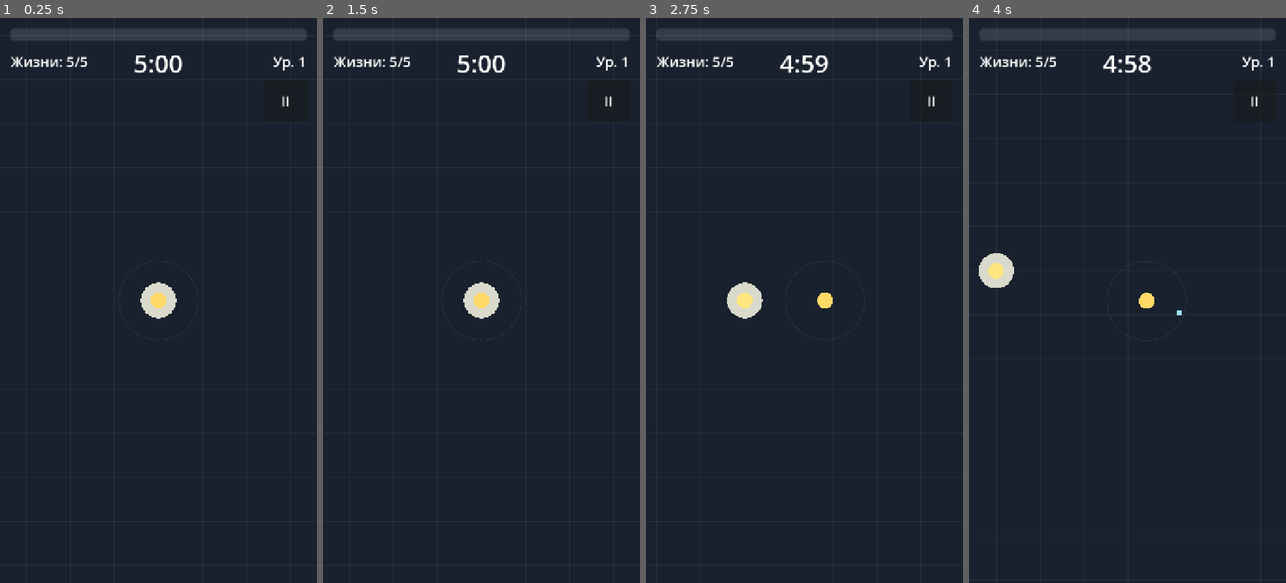
Above: before the commit, frames 1-4 (left to right).
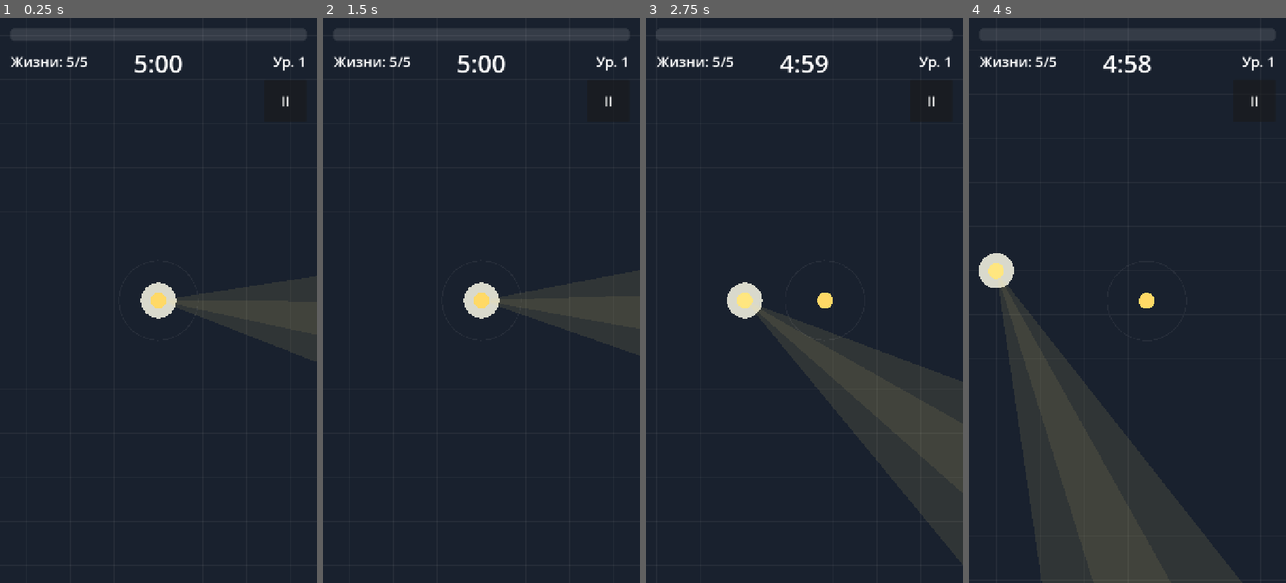
Above: after the commit, the same moments.

Repository: Kiryushaboy/last-lighthouse
Game: Godot game, scene res://scenes/main.tscn
Same seed, same stepped clock (60 frames per second), same inputs: the game is played once before the commit and once after it.
Inputs (mouse positions are in pixels of both pictures, inside the frame that each line leads up to):
- Up to frame 1 (0.25 s): no input
- Up to frame 2 (1.5 s): click "II" at 0.5 s; click "Начать заново" at 1.25 s
- Up to frame 3 (2.75 s): tap Enter at 2 s; move the mouse to (874, 272) at 2.02 s; hold Right (ui_right) from 2.03 s (still down); tap 1 at 2.1 s; click (874, 272) at 2.17 s
- Up to frame 4 (4 s): release Right (ui_right) at 2.75 s; drag from (1064, 328) to (1111, 413) at 2.77 s; move the mouse to (1159, 176) at 3.52 s; hold Right (ui_right) from 3.53 s (still down); tap 1 at 3.6 s

The runs differ from the first frame. In frame 1, 1.5% of the frame differs, in the area x 55-100%, y 50-56%; in frame 2, 1.5%; in frame 3, 4.2%; in frame 4, 6.8%, in the area x 10-68%, y 47-100%.

Commit message:
Луч маяка и новые враги: медуза, кальмар с чернилами, раковина
Co-Authored-By: Claude Opus 5.5 <noreply@anthropic.com>
Claude-Session: https://claude.ai/code/session_01CyYNuSDLWbwWGusUQeB7SJ

Diff:
--- a/scenes/crab.tscn
+++ b/scenes/enemies/crab.tscn
@@ -1,14 +1,13 @@
 [gd_scene load_steps=3 format=3]
 
-[ext_resource type="Script" path="res://scripts/crab.gd" id="1_crab"]
+[ext_resource type="Script" path="res://scripts/enemies/crab.gd" id="1_script"]
 
 [sub_resource type="CircleShape2D" id="CircleShape2D_body"]
 radius = 16.0
 
 [node name="Crab" type="Area2D"]
 collision_layer = 2
-monitorable = true
-script = ExtResource("1_crab")
+script = ExtResource("1_script")
 
 [node name="CollisionShape2D" type="CollisionShape2D" parent="."]
 shape = SubResource("CircleShape2D_body")
--- /dev/null
+++ b/scenes/enemies/ink.tscn
@@ -0,0 +1,14 @@
+[gd_scene load_steps=3 format=3]
+
+[ext_resource type="Script" path="res://scripts/enemies/ink.gd" id="1_script"]
+
+[sub_resource type="CircleShape2D" id="CircleShape2D_body"]
+radius = 9.0
+
+[node name="Ink" type="Area2D"]
+collision_layer = 0
+monitorable = false
+script = ExtResource("1_script")
+
+[node name="CollisionShape2D" type="CollisionShape2D" parent="."]
+shape = SubResource("CircleShape2D_body")
--- /dev/null
+++ b/scenes/enemies/jellyfish.tscn
@@ -0,0 +1,17 @@
+[gd_scene load_steps=3 format=3]
+
+[ext_resource type="Script" path="res://scripts/enemies/jellyfish.gd" id="1_script"]
+
+[sub_resource type="CircleShape2D" id="CircleShape2D_body"]
+radius = 14.0
+
+[node name="Jellyfish" type="Area2D"]
+collision_layer = 2
+script = ExtResource("1_script")
+speed = 190.0
+max_hp = 1
+color = Color(0.75, 0.55, 1, 1)
+radius = 14.0
+
+[node name="CollisionShape2D" type="CollisionShape2D" parent="."]
+shape = SubResource("CircleShape2D_body")
--- /dev/null
+++ b/scenes/enemies/shell.tscn
@@ -0,0 +1,20 @@
+[gd_scene load_steps=3 format=3]
+
+[ext_resource type="Script" path="res://scripts/enemies/shell.gd" id="1_script"]
+
+[sub_resource type="CircleShape2D" id="CircleShape2D_body"]
+radius = 26.0
+
+[node name="Shell" type="Area2D"]
+collision_layer = 2
+script = ExtResource("1_script")
+speed = 55.0
+max_hp = 12
+contact_damage = 2
+xp_value = 5
+armor = 1
+color = Color(0.85, 0.75, 0.55, 1)
+radius = 26.0
+
+[node name="CollisionShape2D" type="CollisionShape2D" parent="."]
+shape = SubResource("CircleShape2D_body")
--- /dev/null
+++ b/scenes/enemies/squid.tscn
@@ -0,0 +1,18 @@
+[gd_scene load_steps=3 format=3]
+
+[ext_resource type="Script" path="res://scripts/enemies/squid.gd" id="1_script"]
+
+[sub_resource type="CircleShape2D" id="CircleShape2D_body"]
+radius = 18.0
+
+[node name="Squid" type="Area2D"]
+collision_layer = 2
+script = ExtResource("1_script")
+speed = 120.0
+max_hp = 4
+xp_value = 3
+color = Color(0.35, 0.8, 0.85, 1)
+radius = 18.0
+
+[node name="CollisionShape2D" type="CollisionShape2D" parent="."]
+shape = SubResource("CircleShape2D_body")
--- a/scenes/main.tscn
+++ b/scenes/main.tscn
@@ -1,7 +1,8 @@
-[gd_scene load_steps=9 format=3]
+[gd_scene load_steps=10 format=3]
 
 [ext_resource type="Script" path="res://scripts/main.gd" id="1_main"]
 [ext_resource type="Script" path="res://scripts/arena.gd" id="2_arena"]
+[ext_resource type="Script" path="res://scripts/beam.gd" id="9_beam"]
 [ext_resource type="PackedScene" path="res://scenes/player.tscn" id="3_player"]
 [ext_resource type="PackedScene" path="res://scenes/ui/hud.tscn" id="4_hud"]
 [ext_resource type="PackedScene" path="res://scenes/ui/joystick.tscn" id="5_joystick"]
@@ -18,6 +19,10 @@
 z_index = -10
 script = ExtResource("2_arena")
 
+[node name="Beam" type="Node2D" parent="World"]
+z_index = -5
+script = ExtResource("9_beam")
+
 [node name="Gems" type="Node2D" parent="World"]
 
 [node name="Enemies" type="Node2D" parent="World"]
@@ -25,6 +30,8 @@
 [node name="Player" parent="World" instance=ExtResource("3_player")]
 
 [node name="Bullets" type="Node2D" parent="World"]
+
+[node name="EnemyProjectiles" type="Node2D" parent="World"]
 
 [node name="SpawnTimer" type="Timer" parent="."]
 wait_time = 1.4
--- a/scripts/arena.gd
+++ b/scripts/arena.gd
@@ -17,6 +17,6 @@
 		draw_line(Vector2(RECT.position.x, y), Vector2(RECT.end.x, y), line, 2.0)
 		y += CELL
 	draw_rect(RECT, Color(0.5, 0.7, 0.9, 0.5), false, 6.0)
-	# Маяк. Позже здесь будет вращающийся луч.
+	# Маяк в центре. Луч рисует Beam.
 	draw_circle(Vector2.ZERO, 40.0, Color(0.85, 0.85, 0.8))
 	draw_circle(Vector2.ZERO, 18.0, Color(1.0, 0.9, 0.5))
--- /dev/null
+++ b/scripts/beam.gd
@@ -0,0 +1,41 @@
+class_name Beam
+extends Node2D
+## Луч маяка. Медленно вращается вокруг центра арены.
+## Враги в луче замедляются и получают двойной урон — держитесь света.
+
+@export var length := 1400.0
+@export var half_width_deg := 15.0  ## половина ширины луча в градусах
+@export var turn_speed_deg := 25.0  ## градусов в секунду, полный оборот ~14 с
+
+const SLOW_FACTOR := 0.6
+const DAMAGE_FACTOR := 2
+
+
+func _ready() -> void:
+	add_to_group("beam")
+
+
+func _process(delta: float) -> void:
+	rotation = wrapf(rotation + deg_to_rad(turn_speed_deg) * delta, -PI, PI)
+	queue_redraw()
+
+
+## Попадает ли точка (в мировых координатах) в луч.
+func contains(world_point: Vector2) -> bool:
+	var local := world_point - global_position
+	if local.length() > length:
+		return false
+	return absf(angle_difference(rotation, local.angle())) <= deg_to_rad(half_width_deg)
+
+
+func _draw() -> void:
+	var half := deg_to_rad(half_width_deg)
+	var points := PackedVector2Array([Vector2.ZERO])
+	for i in 17:
+		points.append(Vector2.RIGHT.rotated(lerpf(-half, half, i / 16.0)) * length)
+	draw_colored_polygon(points, Color(1.0, 0.9, 0.5, 0.10))
+	# Яркая середина луча.
+	var core := PackedVector2Array([Vector2.ZERO])
+	for i in 9:
+		core.append(Vector2.RIGHT.rotated(lerpf(-half * 0.4, half * 0.4, i / 8.0)) * length)
+	draw_colored_polygon(core, Color(1.0, 0.9, 0.5, 0.08))
--- a/scripts/bullet.gd
+++ b/scripts/bullet.gd
@@ -23,9 +23,9 @@
 
 
 func _on_area_entered(area: Area2D) -> void:
-	if _spent or not area is Crab:
+	if _spent or not area is Enemy:
 		return
-	(area as Crab).hit(damage)
+	(area as Enemy).hit(damage)
 	if pierce > 0:
 		pierce -= 1
 	else:
--- a/scripts/crab.gd
+++ /dev/null
@@ -1,53 +0,0 @@
-class_name Crab
-extends Area2D
-## Краб: медленно идёт на игрока и бьёт при касании.
-
-signal killed(at: Vector2, xp_value: int)
-
-@export var speed := 90.0
-@export var max_hp := 2
-@export var contact_damage := 1
-@export var xp_value := 1
-
-var target: Node2D
-var hp := 0
-
-var _flash := 0.0  ## белая вспышка при попадании
-var _dead := false
-
-
-func _ready() -> void:
-	hp = max_hp
-	add_to_group("enemies")
-
-
-func _physics_process(delta: float) -> void:
-	if not is_instance_valid(target):
-		return
-	global_position += global_position.direction_to(target.global_position) * speed * delta
-
-	# Касание игрока. Повторные удары гасит неуязвимость игрока.
-	for body in get_overlapping_bodies():
-		if body is Player:
-			(body as Player).take_damage(contact_damage)
-
-	if _flash > 0.0:
-		_flash -= delta
-		queue_redraw()
-
-
-func hit(amount: int) -> void:
-	if _dead:
-		return
-	hp -= amount
-	_flash = 0.08
-	queue_redraw()
-	if hp <= 0:
-		_dead = true
-		killed.emit(global_position, xp_value)
-		queue_free()
-
-
-func _draw() -> void:
-	var color := Color.WHITE if _flash > 0.0 else Color(0.9, 0.35, 0.3)
-	draw_circle(Vector2.ZERO, 16.0, color)
--- /dev/null
+++ b/scripts/enemies/crab.gd
@@ -0,0 +1,3 @@
+class_name Crab
+extends Enemy
+## Краб: медленно идёт на игрока и берёт числом. Всё поведение — из Enemy.
--- /dev/null
+++ b/scripts/enemies/enemy.gd
@@ -0,0 +1,73 @@
+class_name Enemy
+extends Area2D
+## Общая основа всех врагов: здоровье, урон при касании, луч маяка, смерть.
+## Конкретный враг наследует этот скрипт и переопределяет _move() и _draw_body().
+
+signal killed(at: Vector2, xp_value: int)
+
+@export var speed := 90.0
+@export var max_hp := 2
+@export var contact_damage := 1
+@export var xp_value := 1
+@export var armor := 0  ## вычитается из каждого попадания, но урон не меньше 1
+@export var color := Color(0.9, 0.35, 0.3)
+@export var radius := 16.0
+
+var target: Node2D
+var beam: Beam
+var hp := 0
+
+var _flash := 0.0
+var _dead := false
+
+
+func _ready() -> void:
+	hp = max_hp
+	add_to_group("enemies")
+
+
+func _physics_process(delta: float) -> void:
+	if not is_instance_valid(target):
+		return
+	_move(delta, speed * (Beam.SLOW_FACTOR if in_beam() else 1.0))
+
+	for body in get_overlapping_bodies():
+		if body is Player:
+			(body as Player).take_damage(contact_damage)
+
+	if _flash > 0.0:
+		_flash -= delta
+	queue_redraw()
+
+
+## По умолчанию идёт прямо на игрока.
+func _move(delta: float, current_speed: float) -> void:
+	global_position += global_position.direction_to(target.global_position) * current_speed * delta
+
+
+func in_beam() -> bool:
+	return is_instance_valid(beam) and beam.contains(global_position)
+
+
+func hit(amount: int) -> void:
+	if _dead:
+		return
+	var dmg := maxi(amount - armor, 1)
+	if in_beam():
+		dmg *= Beam.DAMAGE_FACTOR
+	hp -= dmg
+	_flash = 0.08
+	if hp <= 0:
+		_dead = true
+		killed.emit(global_position, xp_value)
+		queue_free()
+
+
+func _draw() -> void:
+	_draw_body(Color.WHITE if _flash > 0.0 else color)
+	if in_beam():
+		draw_arc(Vector2.ZERO, radius + 4.0, 0.0, TAU, 24, Color(1, 0.9, 0.5, 0.8), 2.0)
+
+
+func _draw_body(c: Color) -> void:
+	draw_circle(Vector2.ZERO, radius, c)
--- /dev/null
+++ b/scripts/enemies/ink.gd
@@ -0,0 +1,29 @@
+class_name Ink
+extends Area2D
+## Клякса чернил кальмара. Ранит игрока при попадании.
+
+var direction := Vector2.RIGHT
+var speed := 280.0
+var lifetime := 3.0
+
+
+func _ready() -> void:
+	body_entered.connect(_on_body_entered)
+
+
+func _physics_process(delta: float) -> void:
+	position += direction * speed * delta
+	lifetime -= delta
+	if lifetime <= 0.0:
+		queue_free()
+	queue_redraw()
+
+
+func _on_body_entered(body: Node2D) -> void:
+	if body is Player:
+		(body as Player).take_damage(1)
+		queue_free()
+
+
+func _draw() -> void:
+	draw_circle(Vector2.ZERO, 9.0, Color(0.55, 0.3, 0.75))
--- /dev/null
+++ b/scripts/enemies/jellyfish.gd
@@ -0,0 +1,21 @@
+class_name Jellyfish
+extends Enemy
+## Медуза: быстрая и хрупкая, плывёт рывками — рывок, пауза, рывок.
+
+const DASH_TIME := 0.6
+const REST_TIME := 0.5
+
+var _phase := 0.0
+
+
+func _move(delta: float, current_speed: float) -> void:
+	_phase = fmod(_phase + delta, DASH_TIME + REST_TIME)
+	if _phase < DASH_TIME:
+		super._move(delta, current_speed)
+
+
+func _draw_body(c: Color) -> void:
+	# Купол и щупальца.
+	draw_circle(Vector2(0, -3), radius, c)
+	for x in [-8.0, 0.0, 8.0]:
+		draw_line(Vector2(x, 6), Vector2(x, 18), c, 3.0)
--- /dev/null
+++ b/scripts/enemies/shell.gd
@@ -0,0 +1,9 @@
+class_name Shell
+extends Enemy
+## Раковина: медленная, бронированная, перекрывает проходы. Каждое попадание слабее на armor.
+
+
+func _draw_body(c: Color) -> void:
+	draw_circle(Vector2.ZERO, radius, c)
+	draw_arc(Vector2.ZERO, radius * 0.65, 0.0, TAU, 24, Color(0, 0, 0, 0.35), 3.0)
+	draw_arc(Vector2.ZERO, radius * 0.3, 0.0, TAU, 16, Color(0, 0, 0, 0.35), 3.0)
--- /dev/null
+++ b/scripts/enemies/squid.gd
@@ -0,0 +1,33 @@
+class_name Squid
+extends Enemy
+## Кальмар: держится на расстоянии и плюётся чернилами.
+
+const INK_SCENE := preload("res://scenes/enemies/ink.tscn")
+
+@export var keep_distance := 320.0
+@export var shoot_interval := 2.5
+
+var projectile_container: Node
+var _cooldown := 1.5
+
+
+func _move(delta: float, current_speed: float) -> void:
+	var to_player := target.global_position - global_position
+	var dist := to_player.length()
+	if dist > keep_distance + 40.0:
+		global_position += to_player.normalized() * current_speed * delta
+	elif dist < keep_distance - 40.0:
+		global_position -= to_player.normalized() * current_speed * delta
+
+	_cooldown -= delta
+	if _cooldown <= 0.0 and dist < keep_distance + 200.0 and projectile_container:
+		_cooldown = shoot_interval
+		var ink := INK_SCENE.instantiate() as Ink
+		ink.direction = to_player.normalized()
+		projectile_container.add_child(ink)
+		ink.global_position = global_position
+
+
+func _draw_body(c: Color) -> void:
+	draw_colored_polygon(PackedVector2Array([
+		Vector2(0, -radius - 4), Vector2(radius, 4), Vector2(0, radius), Vector2(-radius, 4)]), c)
--- a/scripts/main.gd
+++ b/scripts/main.gd
@@ -1,7 +1,13 @@
 extends Node2D
 ## Главная сцена: таймер ночи, появление врагов, опыт, уровни, конец забега.
 
-const CRAB_SCENE := preload("res://scenes/crab.tscn")
+## Какие враги приходят ночью: с какой секунды и как часто (вес).
+const ENEMY_TYPES := [
+	{"scene": preload("res://scenes/enemies/crab.tscn"), "from": 0.0, "weight": 1.0},
+	{"scene": preload("res://scenes/enemies/jellyfish.tscn"), "from": 60.0, "weight": 0.45},
+	{"scene": preload("res://scenes/enemies/squid.tscn"), "from": 120.0, "weight": 0.2},
+	{"scene": preload("res://scenes/enemies/shell.tscn"), "from": 180.0, "weight": 0.12},
+]
 const GEM_SCENE := preload("res://scenes/xp_gem.tscn")
 
 const RUN_TIME := 300.0  ## 5 минут до рассвета
@@ -13,6 +19,8 @@
 @onready var camera: Camera2D = $World/Player/Camera2D
 @onready var enemies: Node2D = $World/Enemies
 @onready var gems: Node2D = $World/Gems
+@onready var beam: Beam = $World/Beam
+@onready var enemy_projectiles: Node2D = $World/EnemyProjectiles
 @onready var spawn_timer: Timer = $SpawnTimer
 @onready var hud: Hud = $HUD
 @onready var joystick: TouchJoystick = $Controls/Joystick
@@ -93,20 +101,38 @@
 	for i in count:
 		if enemies.get_child_count() >= MAX_ENEMIES:
 			break
-		_spawn_crab(elapsed)
+		_spawn_enemy(elapsed)
 	spawn_timer.wait_time = maxf(0.5, 1.4 - elapsed / 330.0)
 
 
-func _spawn_crab(elapsed: float) -> void:
-	var crab := CRAB_SCENE.instantiate() as Crab
-	crab.target = player
-	crab.max_hp = 2 + int(elapsed / 90.0)
-	crab.speed = minf(90.0 + elapsed * 0.2, 150.0)
-	crab.killed.connect(_on_enemy_killed)
-	enemies.add_child(crab)
+func _spawn_enemy(elapsed: float) -> void:
+	var enemy := _pick_enemy_type(elapsed).instantiate() as Enemy
+	enemy.target = player
+	enemy.beam = beam
+	# Каждые полторы минуты враги крепче и чуть быстрее.
+	enemy.max_hp += int(elapsed / 90.0) * maxi(1, enemy.max_hp / 2)
+	enemy.speed *= 1.0 + minf(elapsed / 300.0, 1.0) * 0.5
+	if enemy is Squid:
+		(enemy as Squid).projectile_container = enemy_projectiles
+	enemy.killed.connect(_on_enemy_killed)
+	enemies.add_child(enemy)
 	var angle := randf() * TAU
 	var pos := player.global_position + Vector2.RIGHT.rotated(angle) * SPAWN_DISTANCE
-	crab.global_position = pos.clamp(ARENA.position, ARENA.end)
+	enemy.global_position = pos.clamp(ARENA.position, ARENA.end)
+
+
+## Случайный тип врага с учётом весов среди уже открывшихся к этой секунде.
+func _pick_enemy_type(elapsed: float) -> PackedScene:
+	var open := ENEMY_TYPES.filter(func(t): return elapsed >= t.from)
+	var total := 0.0
+	for t in open:
+		total += t.weight
+	var roll := randf() * total
+	for t in open:
+		roll -= t.weight
+		if roll <= 0.0:
+			return t.scene
+	return open[0].scene
 
 
 func _on_enemy_killed(at: Vector2, xp_value: int) -> void:
--- a/scripts/upgrades.gd
+++ b/scripts/upgrades.gd
@@ -13,6 +13,7 @@
 	{"id": "speed", "title": "Лёгкие сапоги", "desc": "+15% к скорости"},
 	{"id": "max_hp", "title": "Крепкий смотритель", "desc": "+1 жизнь и лечение"},
 	{"id": "magnet", "title": "Магнит", "desc": "Опыт притягивается издалека"},
+	{"id": "beam", "title": "Линза Френеля", "desc": "Луч маяка шире на треть"},
 ]
 
 
@@ -33,6 +34,10 @@
 			player.heal(1)
 		"magnet":
 			player.pickup_radius *= 1.6
+		"beam":
+			var beam := player.get_tree().get_first_node_in_group("beam") as Beam
+			if beam:
+				beam.half_width_deg *= 1.33
 		_:
 			push_warning("Неизвестное улучшение: %s" % id)
 
Not shown, changed: export_presets.cfg
Not shown, added: scripts/beam.gd.uid
Renamed: scripts/crab.gd.uid -> scripts/enemies/crab.gd.uid
Not shown, added: scripts/enemies/enemy.gd.uid
Not shown, added: scripts/enemies/ink.gd.uid
Not shown, added: scripts/enemies/jellyfish.gd.uid
Not shown, added: scripts/enemies/shell.gd.uid
Not shown, added: scripts/enemies/squid.gd.uid
